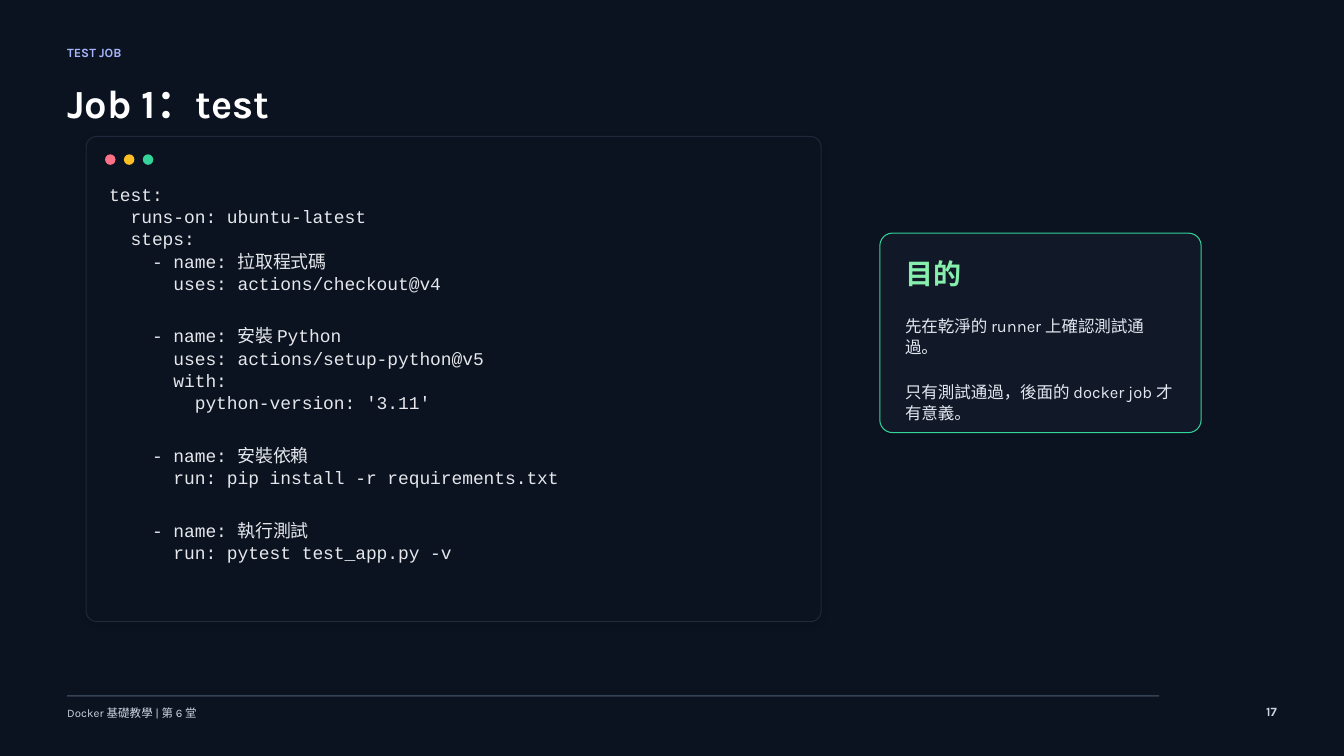
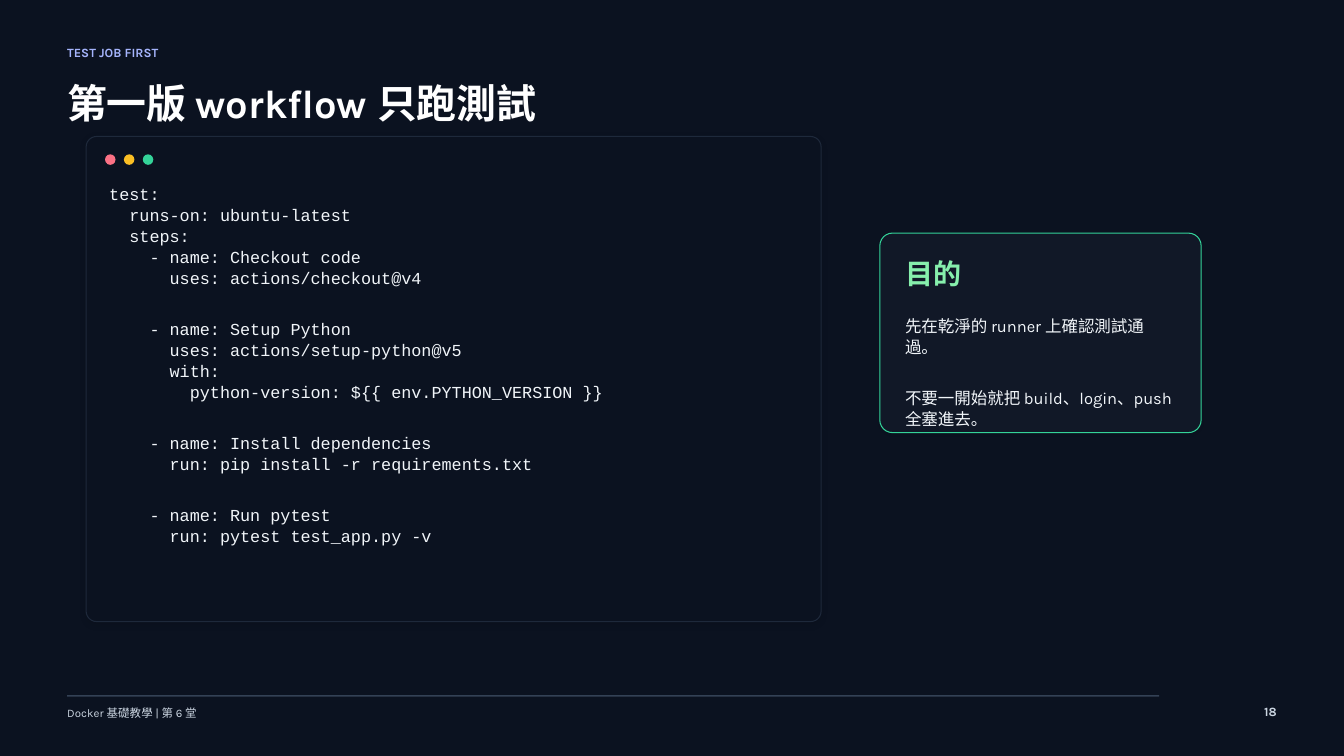
Before and after one commit to lalalalaluk/docker-practice, a slide deck: slide 18 of slides/docker-session6-github-actions-advanced.pptx (slide 17 before the commit). Drawn at 1344x756 pixels with LibreOffice and Linux fonts; fonts in the diff are those of the drawing. Boxes give left, top, right and bottom in pixels: in the first picture for what was removed or moved away, otherwise in the second. Text is boxed around its words. In the diff, an @@ line names an element or a change of style, - is before the commit and + after.

Commit message:
Update Docker course slide code appendices

```diff
--- a/slides/docker-session6-github-actions-advanced.pptx
+++ b/slides/docker-session6-github-actions-advanced.pptx
@@ text at (x1=67, y1=48, x2=159, y2=57): text changed @@
-TEST JOB
+TEST JOB FIRST
@@ text at (x1=67, y1=84, x2=536, y2=122): text changed @@
-Job 1：test
+第一版 workflow 只跑測試
@@ text at (x1=109, y1=189, x2=532, y2=546): size 12.8 to 12 pt, text colour #E5E7EB to #F1F5F9 in "test:", "runs-on: ubuntu-latest", "steps:", "uses: actions/checkout@v4" and 4 more places @@
@@ text at (x1=170, y1=251, x2=361, y2=263): text changed; size 12.8 to 12 pt; text colour #E5E7EB to #F1F5F9 @@
-- name: 拉取程式碼
+- name: Checkout code
@@ text at (x1=170, y1=323, x2=351, y2=339): text changed; size 12.8 to 12 pt; text colour #E5E7EB to #F1F5F9 @@
-- name: 安裝 Python
+- name: Setup Python
@@ text at (x1=905, y1=318, x2=1144, y2=354): text colour #E2E8F0 to #F1F5F9 in "先在乾淨的 runner 上確認測試通過。" @@
@@ text at (x1=170, y1=386, x2=572, y2=453): text changed; size 12.8 to 12 pt; text colour #E5E7EB to #F1F5F9 @@
-python-version: '3.11'
-- name: 安裝依賴
+python-version: ${{ env.PYTHON_VERSION }}
+- name: Install dependencies
@@ text at (x1=905, y1=390, x2=1172, y2=426): text changed; text colour #E2E8F0 to #F1F5F9 @@
-只有測試通過，後面的 docker job 才有意義。
+不要一開始就把 build、login、push 全塞進去。
@@ text at (x1=170, y1=510, x2=330, y2=525): text changed; size 12.8 to 12 pt; text colour #E5E7EB to #F1F5F9 @@
-- name: 執行測試
+- name: Run pytest
@@ text at (x1=1264, y1=707, x2=1277, y2=716): text changed @@
-17
+18
```
Also in this commit, not shown: 25 other slides changed, 41 slides added, 6 slides removed, 4 other files.
